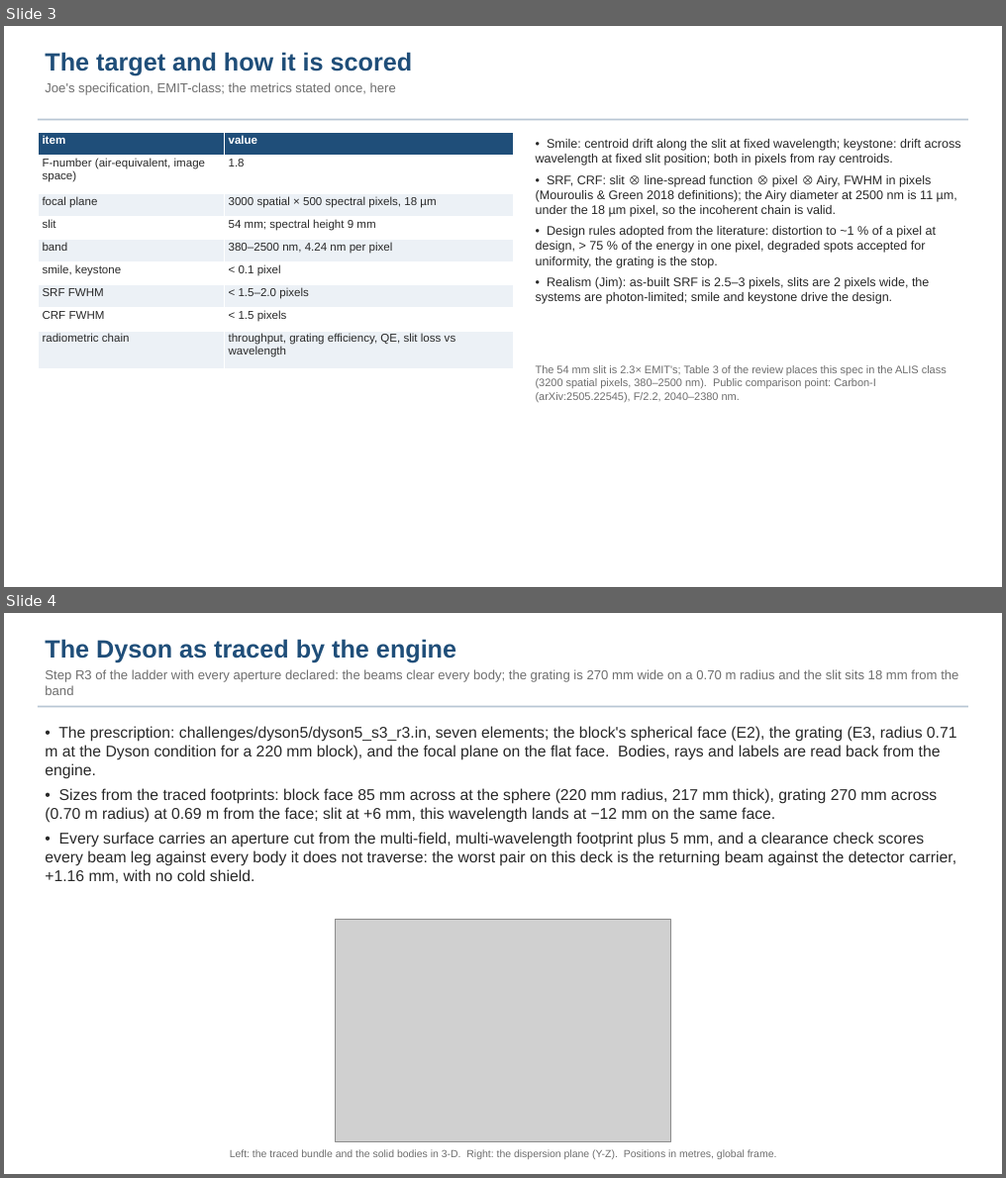
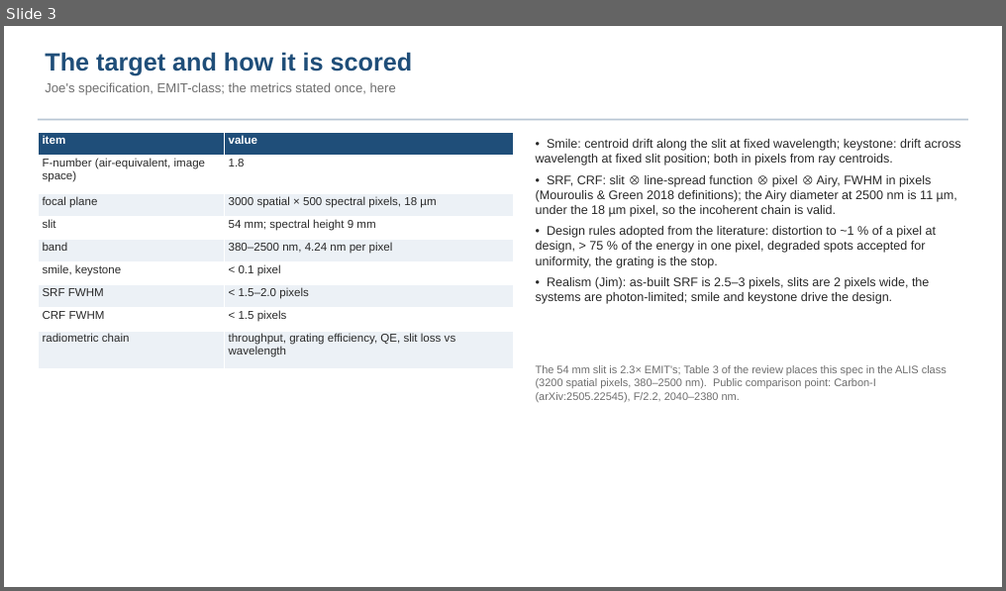
Before and after one commit to nasa-jpl/macos, a slide deck: demo_session/deck_dyson.pptx. Shown one above the other, each under a label of ours: slides 3 and 4 before the commit, slide 3 after it. The pictures are 1006x1178 and 1006x591 pixels, drawn with LibreOffice and Linux fonts; fonts in the diff are those of the drawing; grey boxes stand for pictures. Boxes give left, top, right and bottom in pixels: in the first picture for what was removed or moved away, otherwise in the second. Text is boxed around its words. In the diff, an @@ line names an element or a change of style, - is before the commit and + after.

```diff
--- a/demo_session/deck_dyson.pptx
+++ b/demo_session/deck_dyson.pptx
@@ slide 4 removed at box(4, 613, 1002, 1174), background #FFFFFF @@
@@ text removed at box(45, 639, 958, 695) @@
-The Dyson as traced by the engine
-Step R3 of the ladder with every aperture declared: the beams clear every body; the grating is 270 mm wide on a 0.70 m radius and the slit sits 18 mm from the band
@@ rectangle removed at box(38, 706, 968, 707) @@
@@ text removed at box(45, 726, 957, 883) @@
-• The prescription: challenges/dyson5/dyson5_s3_r3.in, seven elements; the block's spherical face (E2), the grating (E3, radius 0.71 m at the Dyson condition for a 220 mm block), and the focal plane on the flat face. Bodies, rays and labels are read back from the engine.
-• Sizes from the traced footprints: block face 85 mm across at the sphere (220 mm radius, 217 mm thick), grating 270 mm across (0.70 m radius) at 0.69 m from the face; slit at +6 mm, this wavelength lands at −12 mm on the same face.
-• Every surface carries an aperture cut from the multi-field, multi-wavelength footprint plus 5 mm, and a clearance check scores every beam leg against every body it does not traverse: the worst pair on this deck is the returning beam against the detector carrier, +1.16 mm, with no cold shield.
@@ picture removed at box(336, 919, 671, 1143) @@
@@ text removed at box(230, 1150, 777, 1159) @@
-Left: the traced bundle and the solid bodies in 3-D. Right: the dispersion plane (Y-Z). Positions in metres, global frame.
```
Also in this commit, not shown: 8 slides changed, 3 slides added, 3 other files.
